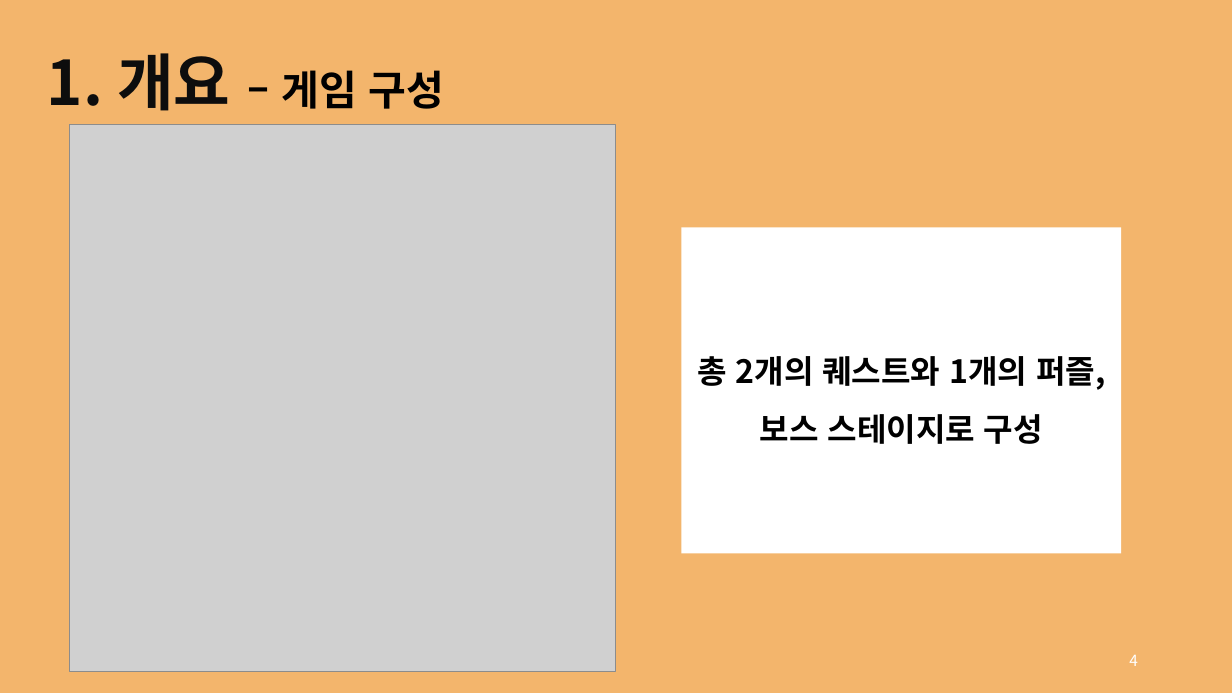
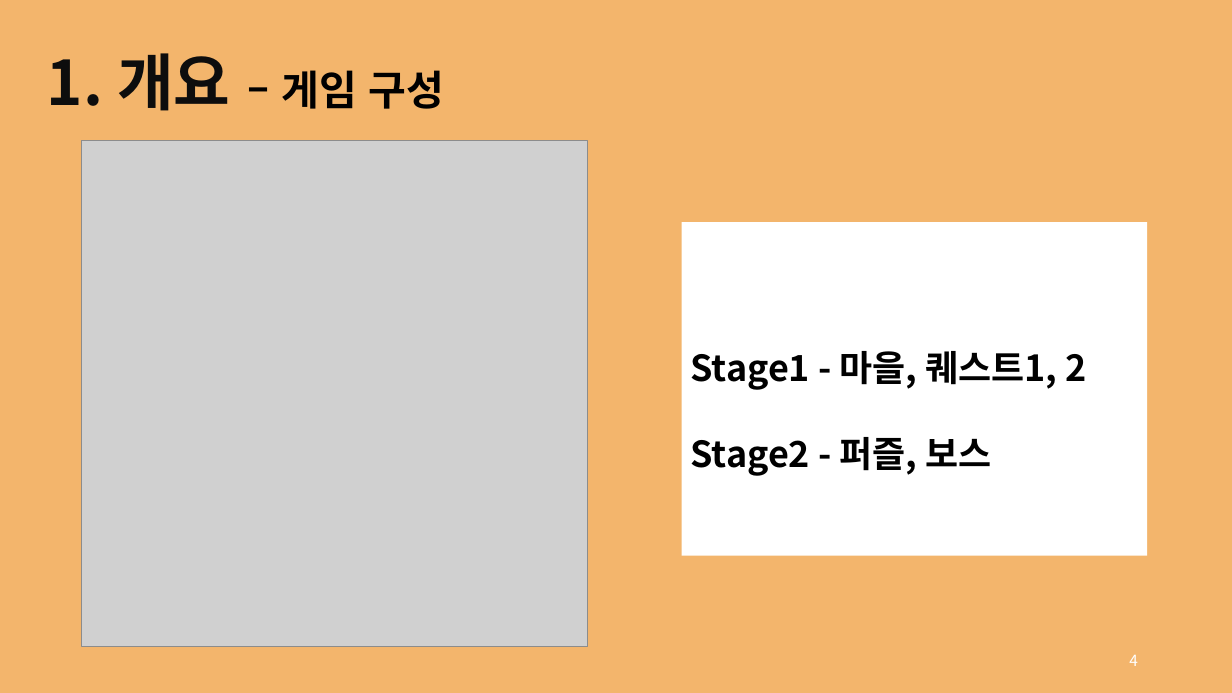
Before and after one commit to rg7155/2022_GraduationProject, a slide deck: slide 4 of 발표자료/2. 중간발표/의뢰인_윤성주, 최경훈.pptx. Drawn at 1232x693 pixels with LibreOffice and Linux fonts; fonts in the diff are those of the drawing; grey boxes stand for pictures. Boxes give left, top, right and bottom in pixels: in the first picture for what was removed or moved away, otherwise in the second. Text is boxed around its words. In the diff, an @@ line names an element or a change of style, - is before the commit and + after.

```diff
--- a/발표자료/2. 중간발표/의뢰인_윤성주, 최경훈.pptx
+++ b/발표자료/2. 중간발표/의뢰인_윤성주, 최경훈.pptx
@@ picture: place and size @@
-picture at [69, 125, 616, 672]
+picture at [81, 140, 588, 647]
@@ rectangle "Stage1 - 마을, 퀘스트1, 2": place and size @@
-rectangle "Stage1 - 마을, 퀘스트1, 2" at [682, 227, 1122, 554]
+rectangle "Stage1 - 마을, 퀘스트1, 2" at [682, 222, 1148, 555]
@@ text in rectangle at [691, 351, 1087, 476]: text changed; size 25 to 28 pt @@
-총 2개의 퀘스트와 1개의 퍼즐, 보스 스테이지로 구성
+Stage1 - 마을, 퀘스트1, 2
+Stage2 - 퍼즐, 보스
```
Also in this commit, not shown: 8 other slides changed, 3 slides added, 2 other files.
